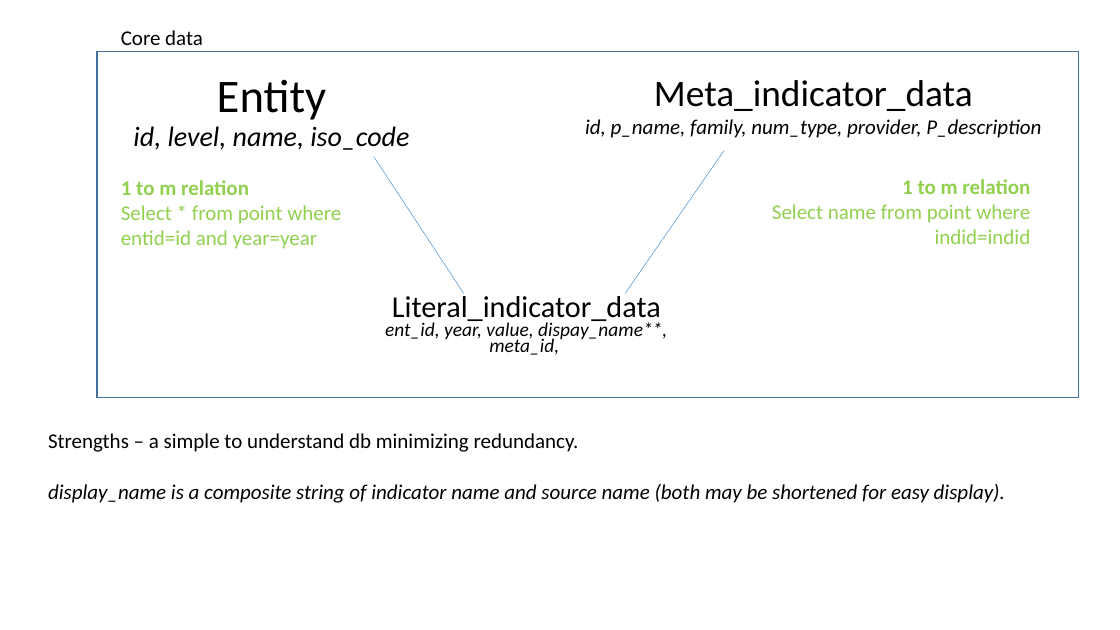
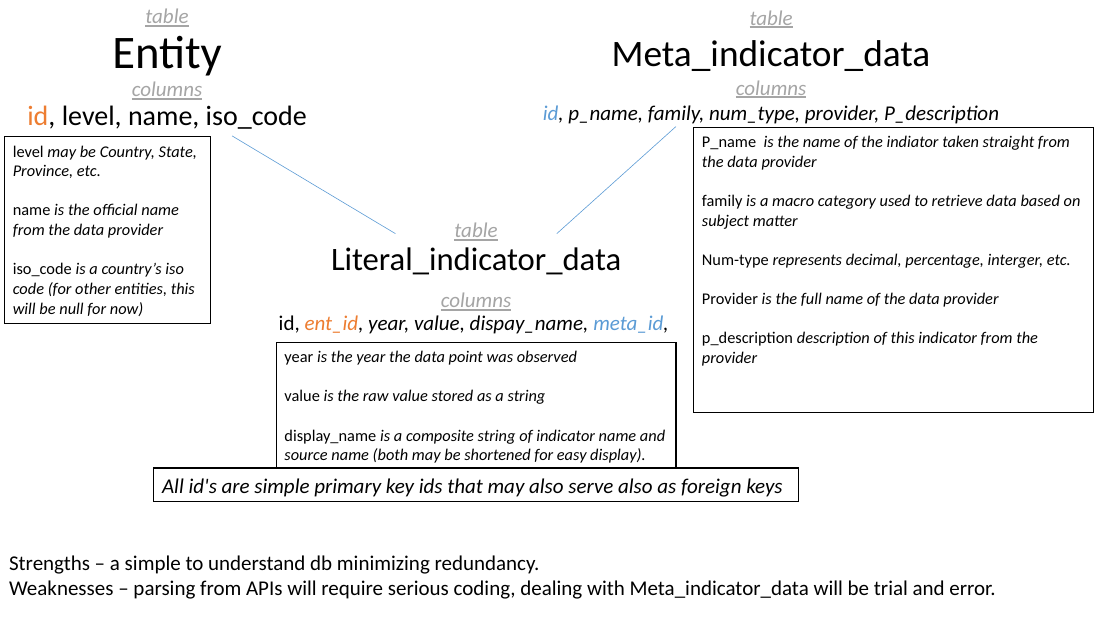
Before and after one commit to KeynesYouDigIt/Vasco_de_data, a slide deck: slide 1 of archive/diagrams/db schema.pptx. Drawn at 1120x630 pixels with LibreOffice and Linux fonts; fonts in the diff are those of the drawing. Boxes give left, top, right and bottom in pixels: in the first picture for what was removed or moved away, otherwise in the second. Text is boxed around its words. In the diff, an @@ line names an element or a change of style, - is before the commit and + after.

```diff
--- a/archive/diagrams/db schema.pptx
+++ b/archive/diagrams/db schema.pptx
@@ title at <box>27,8,307,129</box>: text changed; italic off @@
-Entity
-id, level, name, iso_code
+table
+Entity
+columns
+id, level, name, iso_code
@@ text at <box>543,10,999,124</box>: text changed @@
-Meta_indicator_data
-id, p_name, family, num_type, provider, P_description
+table
+Meta_indicator_data
+columns
+id, p_name, family, num_type, provider, P_description
@@ rectangle removed at <box>97,51,1079,397</box> @@
@@ text removed at <box>121,30,203,45</box> @@
-Core data
@@ rectangle added at <box>4,137,211,323</box>, fill #FFFFFF, outline #000000 1 pt, 14 pt, text #000000, italic @@
+level may be Country, State, Province, etc.
+name is the official name from the data provider
+iso_code is a country’s iso code (for other entities, this will be null for now)
@@ line moved from (374, 157) - (464, 293) to (232, 136) - (396, 234) @@
@@ line moved from (724, 150) - (625, 293) to (676, 127) - (557, 234) @@
@@ rectangle added at <box>694,128,1094,413</box>, fill #FFFFFF, outline #000000 1 pt, 14 pt, text #000000, italic @@
+P_name is the name of the indiator taken straight from the data provider
+family is a macro category used to retrieve data based on subject matter
+Num-type represents decimal, percentage, interger, etc.
+Provider is the full name of the data provider
+p_description description of this indicator from the provider
@@ text removed at <box>772,179,1031,244</box> @@
-1 to m relation
-Select name from point where indid=indid
@@ text removed at <box>121,180,341,249</box> @@
-1 to m relation
-Select * from point where entid=id and year=year
@@ text at <box>279,222,668,334</box>: text changed; size 16.6 to 18 pt @@
-Literal_indicator_data
-ent_id, year, value, dispay_name**, meta_id,
+table
+Literal_indicator_data
+columns
+id, ent_id, year, value, dispay_name, meta_id,
@@ rectangle added at <box>276,342,676,469</box>, fill #FFFFFF, outline #000000 1 pt, 14 pt, text #000000, italic @@
+year is the year the data point was observed
+value is the raw value stored as a string
+display_name is a composite string of indicator name and source name (both may be shortened for easy display).
@@ text removed at <box>48,433,1005,503</box> @@
-Strengths – a simple to understand db minimizing redundancy.
-display_name is a composite string of indicator name and source name (both may be shortened for easy display).
@@ rectangle added at <box>154,468,798,502</box>, fill #FFFFFF, outline #000000 1 pt, 18 pt, text #000000, italic @@
+All id's are simple primary key ids that may also serve also as foreign keys
@@ text added at <box>9,555,995,599</box>, 18 pt, text #000000 @@
+Strengths – a simple to understand db minimizing redundancy.
+Weaknesses – parsing from APIs will require serious coding, dealing with Meta_indicator_data will be trial and error.
```
Also in this commit, not shown: 3 other files.
